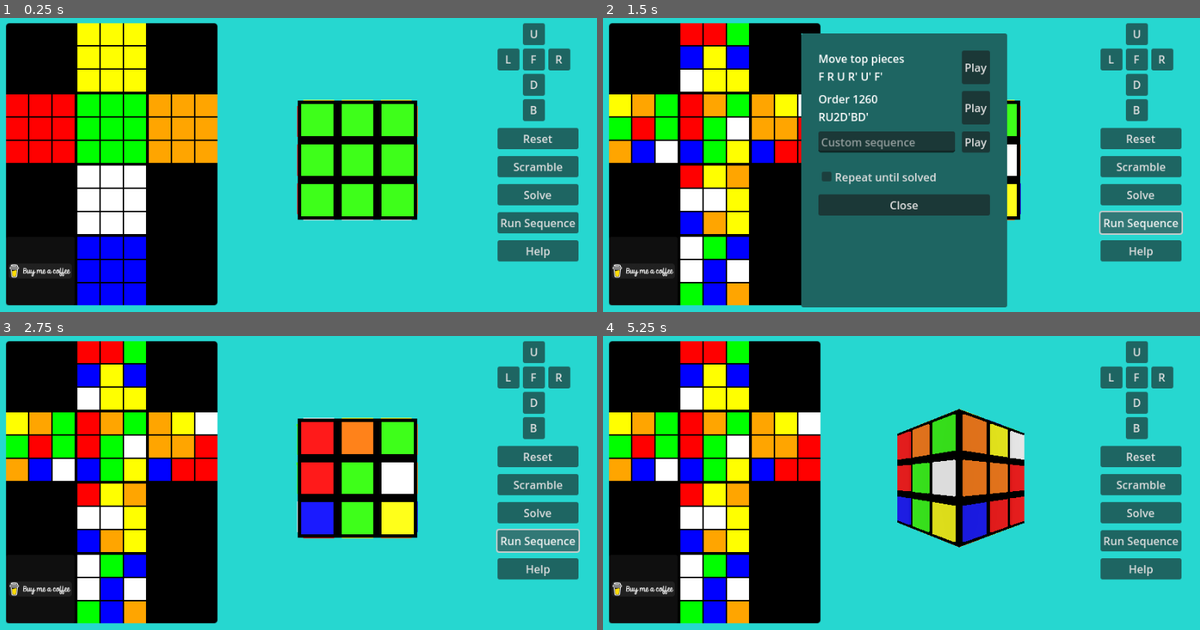
Above: before the commit, frames 1-4 (two rows, left to right).
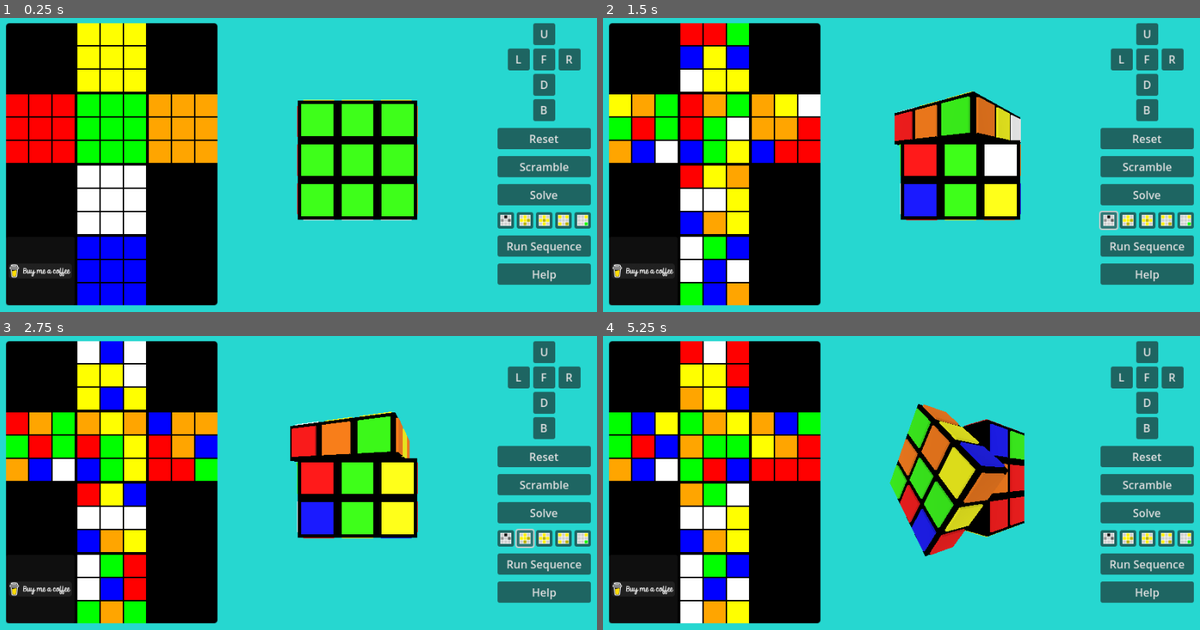
Above: after the commit, the same moments.

Repository: andrew-wilkes/cubic
Game: Godot game, scene res://scenes/main.tscn
Two runs of this game, one before a commit and one after it. Both use one fixed random seed, a clock stepped at 60 frames per second and the inputs below.
Inputs (mouse positions are in pixels of both pictures, inside the frame that each line leads up to):
- Up to frame 1 (0.25 s): no input
- Up to frame 2 (1.5 s): click "Scramble" at 0.5 s; click (1110, 220) at 1.27 s
- Up to frame 3 (2.75 s): click (525, 538) at 2.02 s
- Up to frame 4 (5.25 s): click (1146, 538) at 2.77 s; click (1164, 538) at 3.52 s; click (1188, 538) at 4.27 s; move the mouse to (1038, 471) at 5.02 s; hold Right from 5.03 s (still down); hold Shift from 5.03 s (still down); click (1038, 471) at 5.17 s

The runs differ from the first frame. In frame 1, 5.1% of the frame differs, in the area x 83-99%, y 1-91%; in frame 2, 38%, in the area x 33-99%, y 1-99%; in frame 3, 15%; in frame 4, 19%.

Commit message:
Add sequence buttons

Diff:
--- a/media/graphics.svg
+++ b/media/graphics.svg
@@ -23,9 +23,9 @@
      borderopacity="1.0"
      inkscape:pageopacity="0.0"
      inkscape:pageshadow="2"
-     inkscape:zoom="1.4"
-     inkscape:cx="239.28571"
-     inkscape:cy="298.57143"
+     inkscape:zoom="1.979899"
+     inkscape:cx="73.236059"
+     inkscape:cy="726.29968"
      inkscape:document-units="px"
      inkscape:current-layer="layer1"
      inkscape:document-rotation="0"
@@ -59,6 +59,17 @@
      inkscape:groupmode="layer"
      id="layer1">
     <rect
+       style="fill:#ffffff;fill-opacity:1;stroke:none;stroke-width:4;stroke-linecap:square;stroke-dasharray:none;stroke-opacity:1"
+       id="rect3490"
+       width="125"
+       height="125"
+       x="-145"
+       y="190"
+       ry="2.5"
+       inkscape:export-filename="../assets/mid-edge.png"
+       inkscape:export-xdpi="12.288"
+       inkscape:export-ydpi="12.288" />
+    <rect
        style="fill:#b3b3b3;fill-opacity:1;stroke:none;stroke-width:4.07781;stroke-linecap:square;stroke-opacity:1"
        id="rect1877"
        width="417.94171"
@@ -530,5 +541,409 @@
          id="tspan1158-1-9-62-1-4"
          x="432.45312"
          y="263.73633">6</tspan></text>
+    <rect
+       style="fill:#d2d2d2;fill-opacity:1;stroke:none;stroke-width:2;stroke-linecap:square;stroke-opacity:0.388235"
+       id="rect936"
+       width="35"
+       height="35"
+       x="-140"
+       y="195"
+       ry="2.5" />
+    <rect
+       style="fill:#1c1c1c;fill-opacity:1;stroke:none;stroke-width:2;stroke-linecap:square;stroke-opacity:0.388235"
+       id="rect936-3"
+       width="35"
+       height="35"
+       x="-100"
+       y="195"
+       ry="2.5" />
+    <rect
+       style="fill:#d2d2d2;fill-opacity:1;stroke:none;stroke-width:2;stroke-linecap:square;stroke-opacity:0.388235"
+       id="rect936-6"
+       width="35"
+       height="35"
+       x="-60"
+       y="195"
+       ry="2.5" />
+    <rect
+       style="fill:#959595;fill-opacity:1;stroke:none;stroke-width:2;stroke-linecap:square;stroke-opacity:0.388235"
+       id="rect936-7"
+       width="35"
+       height="35"
+       x="-140"
+       y="235"
+       ry="2.5" />
+    <rect
+       style="fill:#d2d2d2;fill-opacity:1;stroke:none;stroke-width:2;stroke-linecap:square;stroke-opacity:0.388235"
+       id="rect936-3-5"
+       width="35"
+       height="35"
+       x="-100"
+       y="235"
+       ry="2.5" />
+    <rect
+       style="fill:#676767;fill-opacity:1;stroke:none;stroke-width:2;stroke-linecap:square;stroke-opacity:0.388235"
+       id="rect936-6-3"
+       width="35"
+       height="35"
+       x="-60"
+       y="235"
+       ry="2.5" />
+    <rect
+       style="fill:#d2d2d2;fill-opacity:1;stroke:none;stroke-width:2;stroke-linecap:square;stroke-opacity:0.388235"
+       id="rect936-5"
+       width="35"
+       height="35"
+       x="-140"
+       y="275"
+       ry="2.5" />
+    <rect
+       style="fill:#d2d2d2;fill-opacity:1;stroke:none;stroke-width:2;stroke-linecap:square;stroke-opacity:0.388235"
+       id="rect936-3-6"
+       width="35"
+       height="35"
+       x="-100"
+       y="275"
+       ry="2.5" />
+    <rect
+       style="fill:#d2d2d2;fill-opacity:1;stroke:none;stroke-width:2;stroke-linecap:square;stroke-opacity:0.388235"
+       id="rect936-6-2"
+       width="35"
+       height="35"
+       x="-60"
+       y="275"
+       ry="2.5" />
+    <rect
+       style="fill:#ffffff;fill-opacity:1;stroke:none;stroke-width:4;stroke-linecap:square;stroke-dasharray:none;stroke-opacity:1"
+       id="rect3490-9"
+       width="125"
+       height="125"
+       x="-145"
+       y="325"
+       ry="2.5"
+       inkscape:export-filename="../assets/cross.png"
+       inkscape:export-xdpi="12.288"
+       inkscape:export-ydpi="12.288" />
+    <rect
+       style="fill:#d2d2d2;fill-opacity:1;stroke:none;stroke-width:2;stroke-linecap:square;stroke-opacity:0.388235"
+       id="rect936-1"
+       width="35"
+       height="35"
+       x="-140"
+       y="330"
+       ry="2.5" />
+    <rect
+       style="fill:#fff200;fill-opacity:1;stroke:none;stroke-width:2;stroke-linecap:square;stroke-opacity:0.388235"
+       id="rect936-3-2"
+       width="35"
+       height="35"
+       x="-100"
+       y="330"
+       ry="2.5" />
+    <rect
+       style="fill:#d2d2d2;fill-opacity:1;stroke:none;stroke-width:2;stroke-linecap:square;stroke-opacity:0.388235"
+       id="rect936-6-7"
+       width="35"
+       height="35"
+       x="-60"
+       y="330"
+       ry="2.5" />
+    <rect
+       style="fill:#fff200;fill-opacity:1;stroke:none;stroke-width:2;stroke-linecap:square;stroke-opacity:0.388235"
+       id="rect936-7-0"
+       width="35"
+       height="35"
+       x="-140"
+       y="370"
+       ry="2.5" />
+    <rect
+       style="fill:#fff200;fill-opacity:1;stroke:none;stroke-width:2;stroke-linecap:square;stroke-opacity:0.388235"
+       id="rect936-3-5-9"
+       width="35"
+       height="35"
+       x="-100"
+       y="370"
+       ry="2.5" />
+    <rect
+       style="fill:#bbb300;fill-opacity:1;stroke:none;stroke-width:2;stroke-linecap:square;stroke-opacity:0.388235"
+       id="rect936-6-3-3"
+       width="35"
+       height="35"
+       x="-60"
+       y="370"
+       ry="2.5" />
+    <rect
+       style="fill:#d2d2d2;fill-opacity:1;stroke:none;stroke-width:2;stroke-linecap:square;stroke-opacity:0.388235"
+       id="rect936-5-6"
+       width="35"
+       height="35"
+       x="-140"
+       y="410"
+       ry="2.5" />
+    <rect
+       style="fill:#bbb300;fill-opacity:1;stroke:none;stroke-width:2;stroke-linecap:square;stroke-opacity:0.388235"
+       id="rect936-3-6-0"
+       width="35"
+       height="35"
+       x="-100"
+       y="410"
+       ry="2.5" />
+    <rect
+       style="fill:#d2d2d2;fill-opacity:1;stroke:none;stroke-width:2;stroke-linecap:square;stroke-opacity:0.388235"
+       id="rect936-6-2-6"
+       width="35"
+       height="35"
+       x="-60"
+       y="410"
+       ry="2.5" />
+    <rect
+       style="fill:#ffffff;fill-opacity:1;stroke:none;stroke-width:4;stroke-linecap:square;stroke-dasharray:none;stroke-opacity:1"
+       id="rect3490-9-2"
+       width="125"
+       height="125"
+       x="-145"
+       y="460"
+       ry="2.5"
+       inkscape:export-filename="../assets/top-edges.png"
+       inkscape:export-xdpi="12.288"
+       inkscape:export-ydpi="12.288" />
+    <rect
+       style="fill:#d2d2d2;fill-opacity:1;stroke:none;stroke-width:2;stroke-linecap:square;stroke-opacity:0.388235"
+       id="rect936-1-6"
+       width="35"
+       height="35"
+       x="-140"
+       y="465"
+       ry="2.5" />
+    <rect
+       style="fill:#fff200;fill-opacity:1;stroke:none;stroke-width:2;stroke-linecap:square;stroke-opacity:0.388235"
+       id="rect936-3-2-1"
+       width="35"
+       height="35"
+       x="-100"
+       y="465"
+       ry="2.5" />
+    <rect
+       style="fill:#d2d2d2;fill-opacity:1;stroke:none;stroke-width:2;stroke-linecap:square;stroke-opacity:0.388235"
+       id="rect936-6-7-8"
+       width="35"
+       height="35"
+       x="-60"
+       y="465"
+       ry="2.5" />
+    <rect
+       style="fill:#fff200;fill-opacity:1;stroke:none;stroke-width:2;stroke-linecap:square;stroke-opacity:0.388235"
+       id="rect936-7-0-7"
+       width="35"
+       height="35"
+       x="-140"
+       y="505"
+       ry="2.5" />
+    <rect
+       style="fill:#bbb300;fill-opacity:1;stroke:none;stroke-width:2;stroke-linecap:square;stroke-opacity:0.388235"
+       id="rect936-3-5-9-9"
+       width="35"
+       height="35"
+       x="-100"
+       y="505"
+       ry="2.5" />
+    <rect
+       style="fill:#fff200;fill-opacity:1;stroke:none;stroke-width:2;stroke-linecap:square;stroke-opacity:0.388235"
+       id="rect936-6-3-3-2"
+       width="35"
+       height="35"
+       x="-60"
+       y="505"
+       ry="2.5" />
+    <rect
+       style="fill:#d2d2d2;fill-opacity:1;stroke:none;stroke-width:2;stroke-linecap:square;stroke-opacity:0.388235"
+       id="rect936-5-6-0"
+       width="35"
+       height="35"
+       x="-140"
+       y="545"
+       ry="2.5" />
+    <rect
+       style="fill:#fff200;fill-opacity:1;stroke:none;stroke-width:2;stroke-linecap:square;stroke-opacity:0.388235"
+       id="rect936-3-6-0-2"
+       width="35"
+       height="35"
+       x="-100"
+       y="545"
+       ry="2.5" />
+    <rect
+       style="fill:#d2d2d2;fill-opacity:1;stroke:none;stroke-width:2;stroke-linecap:square;stroke-opacity:0.388235"
+       id="rect936-6-2-6-3"
+       width="35"
+       height="35"
+       x="-60"
+       y="545"
+       ry="2.5" />
+    <rect
+       style="fill:#ffffff;fill-opacity:1;stroke:none;stroke-width:4;stroke-linecap:square;stroke-dasharray:none;stroke-opacity:1"
+       id="rect3490-9-2-7"
+       width="125"
+       height="125"
+       x="-145"
+       y="595"
+       ry="2.5"
+       inkscape:export-filename="../assets/top-corners.png"
+       inkscape:export-xdpi="12.288"
+       inkscape:export-ydpi="12.288" />
+    <rect
+       style="fill:#fff200;fill-opacity:1;stroke:none;stroke-width:2;stroke-linecap:square;stroke-opacity:0.388235"
+       id="rect936-1-6-5"
+       width="35"
+       height="35"
+       x="-140"
+       y="600"
+       ry="2.5" />
+    <rect
+       style="fill:#d2d2d2;fill-opacity:1;stroke:none;stroke-width:2;stroke-linecap:square;stroke-opacity:0.388235"
+       id="rect936-3-2-1-9"
+       width="35"
+       height="35"
+       x="-100"
+       y="600"
+       ry="2.5" />
+    <rect
+       style="fill:#fff200;fill-opacity:1;stroke:none;stroke-width:2;stroke-linecap:square;stroke-opacity:0.388235"
+       id="rect936-6-7-8-2"
+       width="35"
+       height="35"
+       x="-60"
+       y="600"
+       ry="2.5" />
+    <rect
+       style="fill:#d2d2d2;fill-opacity:1;stroke:none;stroke-width:2;stroke-linecap:square;stroke-opacity:0.388235"
+       id="rect936-7-0-7-2"
+       width="35"
+       height="35"
+       x="-140"
+       y="640"
+       ry="2.5" />
+    <rect
+       style="fill:#d2d2d2;fill-opacity:1;stroke:none;stroke-width:2;stroke-linecap:square;stroke-opacity:0.388235"
+       id="rect936-3-5-9-9-8"
+       width="35"
+       height="35"
+       x="-100"
+       y="640"
+       ry="2.5" />
+    <rect
+       style="fill:#d2d2d2;fill-opacity:1;stroke:none;stroke-width:2;stroke-linecap:square;stroke-opacity:0.388235"
+       id="rect936-6-3-3-2-9"
+       width="35"
+       height="35"
+       x="-60"
+       y="640"
+       ry="2.5" />
+    <rect
+       style="fill:#fff200;fill-opacity:1;stroke:none;stroke-width:2;stroke-linecap:square;stroke-opacity:0.388235"
+       id="rect936-5-6-0-7"
+       width="35"
+       height="35"
+       x="-140"
+       y="680"
+       ry="2.5" />
+    <rect
+       style="fill:#d2d2d2;fill-opacity:1;stroke:none;stroke-width:2;stroke-linecap:square;stroke-opacity:0.388235"
+       id="rect936-3-6-0-2-3"
+       width="35"
+       height="35"
+       x="-100"
+       y="680"
+       ry="2.5" />
+    <rect
+       style="fill:#bbb300;fill-opacity:1;stroke:none;stroke-width:2;stroke-linecap:square;stroke-opacity:0.388235"
+       id="rect936-6-2-6-3-6"
+       width="35"
+       height="35"
+       x="-60"
+       y="680"
+       ry="2.5" />
+    <rect
+       style="fill:#ffffff;fill-opacity:1;stroke:none;stroke-width:4;stroke-linecap:square;stroke-dasharray:none;stroke-opacity:1"
+       id="rect3490-9-2-7-1"
+       width="125"
+       height="125"
+       x="-145"
+       y="730"
+       ry="2.5"
+       inkscape:export-filename="../assets/top-corner.png"
+       inkscape:export-xdpi="12.288"
+       inkscape:export-ydpi="12.288" />
+    <rect
+       style="fill:#d2d2d2;fill-opacity:1;stroke:none;stroke-width:2;stroke-linecap:square;stroke-opacity:0.388235"
+       id="rect936-1-6-5-2"
+       width="35"
+       height="35"
+       x="-140"
+       y="735"
+       ry="2.5" />
+    <rect
+       style="fill:#d2d2d2;fill-opacity:1;stroke:none;stroke-width:2;stroke-linecap:square;stroke-opacity:0.388235"
+       id="rect936-3-2-1-9-9"
+       width="35"
+       height="35"
+       x="-100"
+       y="735"
+       ry="2.5" />
+    <rect
+       style="fill:#fff200;fill-opacity:1;stroke:none;stroke-width:2;stroke-linecap:square;stroke-opacity:0.388235"
+       id="rect936-6-7-8-2-3"
+       width="35"
+       height="35"
+       x="-60"
+       y="735"
+       ry="2.5" />
+    <rect
+       style="fill:#d2d2d2;fill-opacity:1;stroke:none;stroke-width:2;stroke-linecap:square;stroke-opacity:0.388235"
+       id="rect936-7-0-7-2-1"
+       width="35"
+       height="35"
+       x="-140"
+       y="775"
+       ry="2.5" />
+    <rect
+       style="fill:#d2d2d2;fill-opacity:1;stroke:none;stroke-width:2;stroke-linecap:square;stroke-opacity:0.388235"
+       id="rect936-3-5-9-9-8-9"
+       width="35"
+       height="35"
+       x="-100"
+       y="775"
+       ry="2.5" />
+    <rect
+       style="fill:#d2d2d2;fill-opacity:1;stroke:none;stroke-width:2;stroke-linecap:square;stroke-opacity:0.388235"
+       id="rect936-6-3-3-2-9-4"
+       width="35"
+       height="35"
+       x="-60"
+       y="775"
+       ry="2.5" />
+    <rect
+       style="fill:#d2d2d2;fill-opacity:1;stroke:none;stroke-width:2;stroke-linecap:square;stroke-opacity:0.388235"
+       id="rect936-5-6-0-7-7"
+       width="35"
+       height="35"
+       x="-137.5"
+       y="815"
+       ry="2.5" />
+    <rect
+       style="fill:#d2d2d2;fill-opacity:1;stroke:none;stroke-width:2;stroke-linecap:square;stroke-opacity:0.388235"
+       id="rect936-3-6-0-2-3-8"
+       width="35"
+       height="35"
+       x="-100"
+       y="815"
+       ry="2.5" />
+    <rect
+       style="fill:#0cff00;fill-opacity:1;stroke:none;stroke-width:2;stroke-linecap:square;stroke-opacity:0.388235"
+       id="rect936-6-2-6-3-6-4"
+       width="35"
+       height="35"
+       x="-60"
+       y="815"
+       ry="2.5" />
   </g>
 </svg>
--- a/scenes/UI.gd
+++ b/scenes/UI.gd
@@ -6,6 +6,7 @@
 func _ready():
 	var nodes = $Grid.get_children()
 	nodes.append_array(self.get_children())
+	nodes.append_array($Tools.get_children())
 	for node in nodes:
 		if node is Button:
 			node.button_down.connect(_on_button_down.bind(node.name))
--- a/scenes/big_cube.gd
+++ b/scenes/big_cube.gd
@@ -107,7 +107,6 @@
 
 func rotate_face(idx, dir, bas):
 	if face_rotating_idx < 0:
-		bas = bas.inverse()
 		var face_map = get_face_map_from_basis(bas)
 		idx = face_map[idx]
 		var group = get_group(idx)
@@ -321,7 +320,7 @@
 
 
 func get_face_map_from_basis(b):
-	var key = encode_basis(b)
+	var key = encode_basis(b.inverse())
 	if faces_dict.has(key):
 		last_face_key = key
 	return faces_dict[last_face_key]
--- a/scenes/main.gd
+++ b/scenes/main.gd
@@ -44,6 +44,10 @@
 		%CounterContainer.show()
 		set_order_count(0)
 	face_map = FACE_MAPS[0]
+	set_sequence(seq)
+
+
+func set_sequence(seq):
 	set_moves(seq)
 	play_state = PLAYING
 	solve_step = 100
@@ -80,19 +84,22 @@
 	if not rotation_completed:
 		return
 	%CounterContainer.hide()
+	var bas = bc.get_node("Pivot").transform.basis
+	face_map = bc.get_face_map_from_basis(bas)
 	if FACE_BUTTONS.has(bname):
 		var button_idx = FACE_BUTTONS.find(bname)
 		if ctrl:
 			var rotations = [Vector2(-1.0, 0.0), Vector2(0.0, -1.0), Vector2(0.0, 0.0), Vector2(0.0, 1.0), Vector2(1.0, 0.0), Vector2(0.0, 2.0)]
-			bc.get_node("Pivot").rotate_to_face(rotations[button_idx])
+			bc.get_node("Pivot").rotate_to_face(rotations[button_idx], bas)
 		else:
 			var direction = -1 if shift else 1
 			stop_solving()
-			rotate_face(button_idx, direction, bc.get_node("Pivot").transform.basis)
+			rotate_face(button_idx, direction, bas)
 	match bname:
 		"Reset":
 			apply_reset()
 		"Scramble":
+			apply_reset()
 			for n in randi_range(10, 15):
 				bc.rotate_face_immediate(randi() % 6, 1 if randf() > 0.5 else -1)
 			copy_cube()
@@ -112,6 +119,26 @@
 			$Sequence.popup_centered()
 		"Help":
 			$Info.popup_centered()
+		"MidEdges":
+			var seq = [[0,-1],[1,-1],[0,1],[1,1],[0,1],[2,1],[0,-1],[2,-1]] if shift else \
+				[[0,1],[3,1],[0,-1],[3,-1],[0,-1],[2,-1],[0,1],[2,1]]
+			set_sequence(seq)
+		"Cross":
+			print(face_map)
+			var seq = [[2,1],[3,1],[0,1],[3,-1],[0,-1],[2,-1]] if shift else \
+				[[2,1],[0,1],[3,1],[0,-1],[3,-1],[2,-1]]
+			set_sequence(seq)
+		"TopEdges":
+			var seq = [[3,1],[0,1],[3,-1],[0,1],[3,1],[0,1],[0,1],[3,-1]]
+			set_sequence(seq)
+		"TopCorners":
+			var seq = [[1,-1],[0,1],[3,1],[0,-1],[1,1],[0,1],[3,-1],[0,-1]] if shift else \
+				[[0,1],[3,1],[0,-1],[1,-1],[0,1],[3,-1],[0,-1],[1,1]]
+			set_sequence(seq)
+		"CornerSpin":
+			var seq = [[3,-1],[4,-1],[3,1],[4,1],[3,-1],[4,-1],[3,1],[4,1]] if shift else \
+				[[4,-1],[3,-1],[4,1],[3,1],[4,-1],[3,-1],[4,1],[3,1]]
+			set_sequence(seq)
 
 
 func copy_map_to_cube():
--- a/scenes/main.tscn
+++ b/scenes/main.tscn
@@ -1,13 +1,18 @@
-[gd_scene load_steps=10 format=3 uid="uid://cs7xrk28v8act"]
+[gd_scene load_steps=15 format=3 uid="uid://cs7xrk28v8act"]
 
 [ext_resource type="Script" path="res://scenes/main.gd" id="1_lbbsj"]
 [ext_resource type="PackedScene" uid="uid://duux08b0j1brq" path="res://scenes/big_cube.tscn" id="2_vrqpa"]
 [ext_resource type="Script" path="res://scenes/orbiting_camera.gd" id="3_imujc"]
 [ext_resource type="Script" path="res://scenes/UI.gd" id="4_g6qdy"]
 [ext_resource type="PackedScene" uid="uid://dfknx5u3yhl8y" path="res://scenes/color_map.tscn" id="5_3m2rh"]
+[ext_resource type="Texture2D" uid="uid://dqoxntu2lo6y6" path="res://assets/mid-edge.png" id="6_rgmga"]
 [ext_resource type="Script" path="res://scenes/Support.gd" id="6_yx4e8"]
+[ext_resource type="Texture2D" uid="uid://bark3whhet5bm" path="res://assets/cross.png" id="7_cufek"]
 [ext_resource type="StyleBox" uid="uid://c8yjwixda7sfl" path="res://scenes/label.stylebox" id="7_fv5dd"]
 [ext_resource type="PackedScene" uid="uid://0djlny363s4d" path="res://scenes/sequence.tscn" id="7_kilku"]
+[ext_resource type="Texture2D" uid="uid://bwxs1ppsxt7hm" path="res://assets/top-edges.png" id="8_40gr6"]
+[ext_resource type="Texture2D" uid="uid://vtgsknbn1yy" path="res://assets/top-corners.png" id="9_sr31l"]
+[ext_resource type="Texture2D" uid="uid://b4e5cqklbbmvh" path="res://assets/top-corner.png" id="10_n0pko"]
 
 [sub_resource type="StyleBoxFlat" id="StyleBoxFlat_h34t6"]
 content_margin_left = 5.0
@@ -69,6 +74,7 @@
 [node name="Sp" type="Control" parent="C/UI/Grid"]
 custom_minimum_size = Vector2(32, 32)
 layout_mode = 2
+size_flags_horizontal = 3
 
 [node name="U" type="Button" parent="C/UI/Grid"]
 custom_minimum_size = Vector2(32, 32)
@@ -79,10 +85,12 @@
 [node name="Sp2" type="Control" parent="C/UI/Grid"]
 custom_minimum_size = Vector2(32, 32)
 layout_mode = 2
+size_flags_horizontal = 3
 
 [node name="L" type="Button" parent="C/UI/Grid"]
 custom_minimum_size = Vector2(32, 32)
 layout_mode = 2
+size_flags_horizontal = 8
 button_mask = 7
 text = "L"
 
@@ -95,6 +103,7 @@
 [node name="R" type="Button" parent="C/UI/Grid"]
 custom_minimum_size = Vector2(32, 32)
 layout_mode = 2
+size_flags_horizontal = 0
 button_mask = 7
 text = "R"
 
@@ -134,6 +143,34 @@
 [node name="Solve" type="Button" parent="C/UI"]
 layout_mode = 2
 text = "Solve"
+
+[node name="Tools" type="HBoxContainer" parent="C/UI"]
+layout_mode = 2
+
+[node name="MidEdges" type="Button" parent="C/UI/Tools"]
+layout_mode = 2
+tooltip_text = "2nd layer edges"
+icon = ExtResource("6_rgmga")
+
+[node name="Cross" type="Button" parent="C/UI/Tools"]
+layout_mode = 2
+tooltip_text = "Yellow cross"
+icon = ExtResource("7_cufek")
+
+[node name="TopEdges" type="Button" parent="C/UI/Tools"]
+layout_mode = 2
+tooltip_text = "Top edges"
+icon = ExtResource("8_40gr6")
+
+[node name="TopCorners" type="Button" parent="C/UI/Tools"]
+layout_mode = 2
+tooltip_text = "Top cornet positions"
+icon = ExtResource("9_sr31l")
+
+[node name="CornerSpin" type="Button" parent="C/UI/Tools"]
+layout_mode = 2
+tooltip_text = "Top corner orientation"
+icon = ExtResource("10_n0pko")
 
 [node name="Sequence" type="Button" parent="C/UI"]
 layout_mode = 2
--- a/scenes/sequence.tscn
+++ b/scenes/sequence.tscn
@@ -3,7 +3,7 @@
 [ext_resource type="Script" path="res://scenes/sequence.gd" id="1_yc8bs"]
 
 [node name="Sequence" type="PopupPanel"]
-size = Vector2i(300, 400)
+size = Vector2i(300, 250)
 visible = true
 script = ExtResource("1_yc8bs")
 
@@ -11,7 +11,7 @@
 offset_left = 4.0
 offset_top = 4.0
 offset_right = 296.0
-offset_bottom = 396.0
+offset_bottom = 246.0
 theme_override_constants/margin_left = 21
 theme_override_constants/margin_top = 21
 theme_override_constants/margin_right = 21
@@ -28,8 +28,8 @@
 [node name="Label" type="Label" parent="M/VB/S1"]
 layout_mode = 2
 size_flags_horizontal = 3
-text = "Move top pieces
-F R U R' U' F'"
+text = "Order 1260
+RU2D'BD'"
 
 [node name="Play" type="Button" parent="M/VB/S1"]
 layout_mode = 2
@@ -39,26 +39,12 @@
 layout_mode = 2
 theme_override_constants/separation = 10
 
-[node name="Label" type="Label" parent="M/VB/S2"]
-layout_mode = 2
-size_flags_horizontal = 3
-text = "Order 1260
-RU2D'BD'"
-
-[node name="Play" type="Button" parent="M/VB/S2"]
-layout_mode = 2
-text = "Play"
-
-[node name="S3" type="HBoxContainer" parent="M/VB"]
-layout_mode = 2
-theme_override_constants/separation = 10
-
-[node name="Custom" type="LineEdit" parent="M/VB/S3"]
+[node name="Custom" type="LineEdit" parent="M/VB/S2"]
 layout_mode = 2
 size_flags_horizontal = 3
 placeholder_text = "Custom sequence"
 
-[node name="Play" type="Button" parent="M/VB/S3"]
+[node name="Play" type="Button" parent="M/VB/S2"]
 layout_mode = 2
 text = "Play"
 
Binary file added: assets/cross.png
Not shown, added: assets/cross.png.import
Binary file added: assets/mid-edge.png
Not shown, added: assets/mid-edge.png.import
Binary file added: assets/top-corner.png
Not shown, added: assets/top-corner.png.import
Binary file added: assets/top-corners.png
Not shown, added: assets/top-corners.png.import
Binary file added: assets/top-edges.png
Not shown, added: assets/top-edges.png.import
